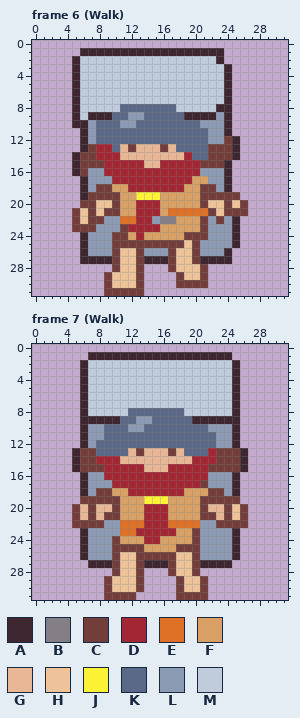
A pixel-art file gets an edit: Refreezerator/Assets/Art/2D/viking.ase. The first picture shows the starting point.
32x32 pixels, 9 frames. Shown: frame 6 (Walk), frame 7 (Walk). The commit also changed other frames, which this record leaves out.
Palette (. is transparent): A #3e2731  B #847e87  C #733e39  D #a22633  E #df7126  F #d9a066  G #e8b796  H #eec39a  J #fbf236  K #5a6988  L #8b9bb4  M #c0cbdc
After:
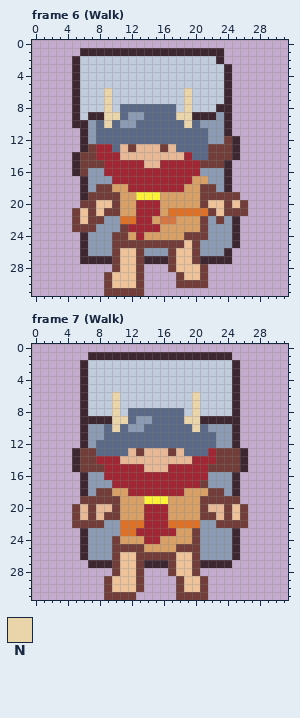
Colours new in this view: N #ead4aa
The commit says: Walking animation for the viking
The exact change:
{"colour":"B","old":"#847e87","new":"#d77643"}
{"where": "frame 6 (Walk), layers \"extra\", \"Body\""}
{"frame":6,"y":6,"x":9,"old":"M","new":"N"}
{"frame":6,"y":6,"x":19,"old":"M","new":"N"}
{"frame":6,"y":7,"x":9,"old":"M","new":"N"}
{"frame":6,"y":7,"x":19,"old":"M","new":"N"}
{"frame":6,"y":8,"x":9,"old":"M","new":"N"}
{"frame":6,"y":8,"x":19,"old":"M","new":"N"}
{"frame":6,"y":9,"x":9,"old":"AK","new":"NN"}
{"frame":6,"y":9,"x":18,"old":"KA","new":"NN"}
{"frame":6,"y":10,"x":9,"old":"K","new":"N"}
{"frame":6,"y":10,"x":19,"old":"K","new":"N"}
{"frame":6,"y":22,"x":15,"old":"L","new":"F"}
{"where": "frame 7 (Walk), layer \"extra\""}
{"frame":7,"y":6,"x":10,"old":"M","new":"N"}
{"frame":7,"y":6,"x":20,"old":"M","new":"N"}
{"frame":7,"y":7,"x":10,"old":"M","new":"N"}
{"frame":7,"y":7,"x":20,"old":"M","new":"N"}
{"frame":7,"y":8,"x":10,"old":"M","new":"N"}
{"frame":7,"y":8,"x":20,"old":"M","new":"N"}
{"frame":7,"y":9,"x":10,"old":"AK","new":"NN"}
{"frame":7,"y":9,"x":19,"old":"KA","new":"NN"}
{"frame":7,"y":10,"x":10,"old":"K","new":"N"}
{"frame":7,"y":10,"x":20,"old":"K","new":"N"}
{"label":"changed","picture_box":[104,88,120,128]}
{"label":"changed","picture_box":[176,88,192,128]}
{"label":"changed","picture_box":[152,216,176,224]}
{"label":"changed","picture_box":[112,392,128,432]}
{"label":"changed","picture_box":[184,392,200,432]}
